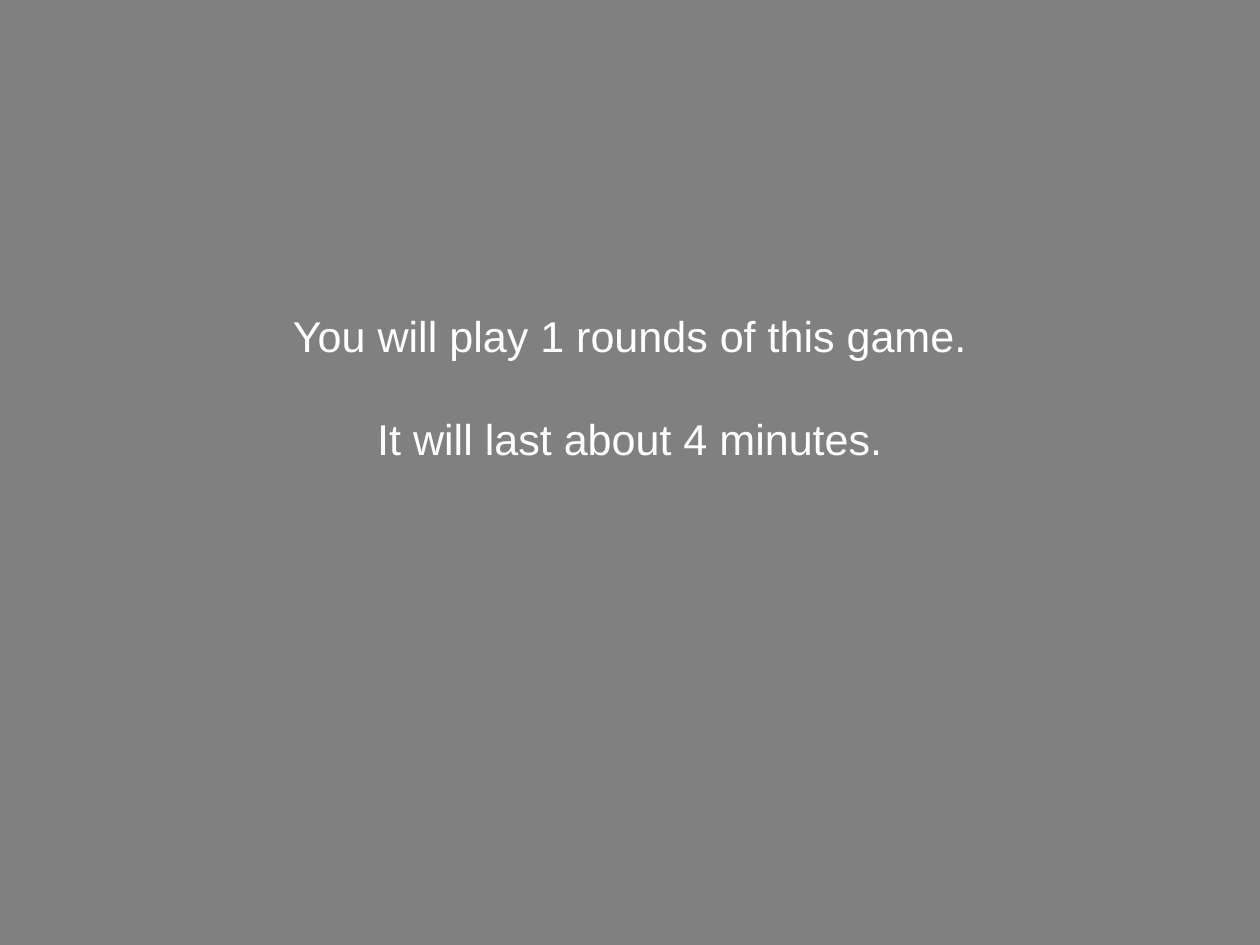
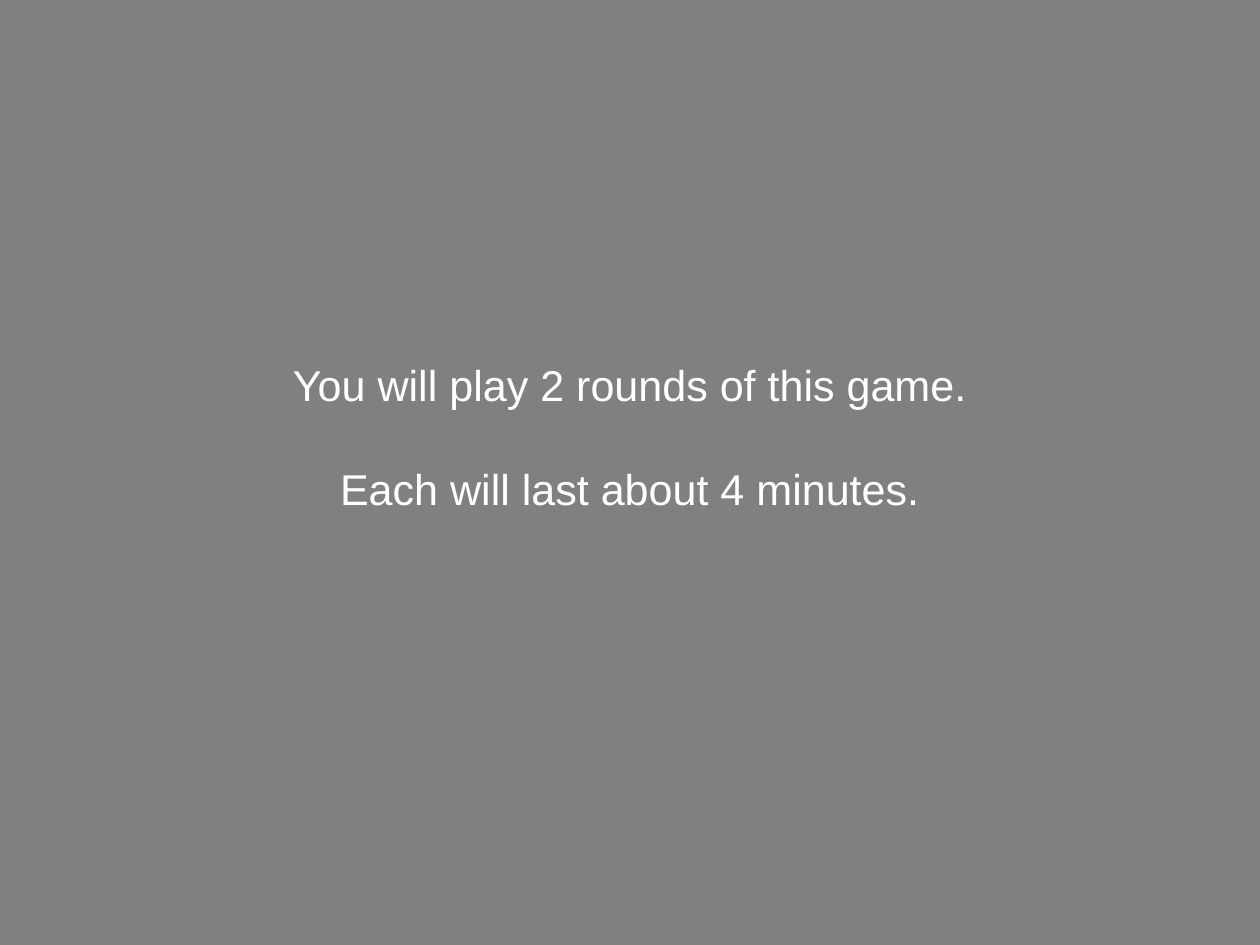
Before and after one commit to NatalieBiderman/Categories_fMRI_MTurk, a slide deck: slide 52 of static/Tools/fMRIDirections.pptx. Drawn at 1260x945 pixels with LibreOffice and Linux fonts; fonts in the diff are those of the drawing. Boxes give left, top, right and bottom in pixels: in the first picture for what was removed or moved away, otherwise in the second. Text is boxed around its words. In the diff, an @@ line names an element or a change of style, - is before the commit and + after.

```diff
--- a/static/Tools/fMRIDirections.pptx
+++ b/static/Tools/fMRIDirections.pptx
@@ subtitle at (293,370,967,506): text changed @@
-You will play 1 rounds of this game.
-It will last about 4 minutes.
+You will play 2 rounds of this game.
+Each will last about 4 minutes.
```
Also in this commit, not shown: 5 other slides changed, 11 other files.
